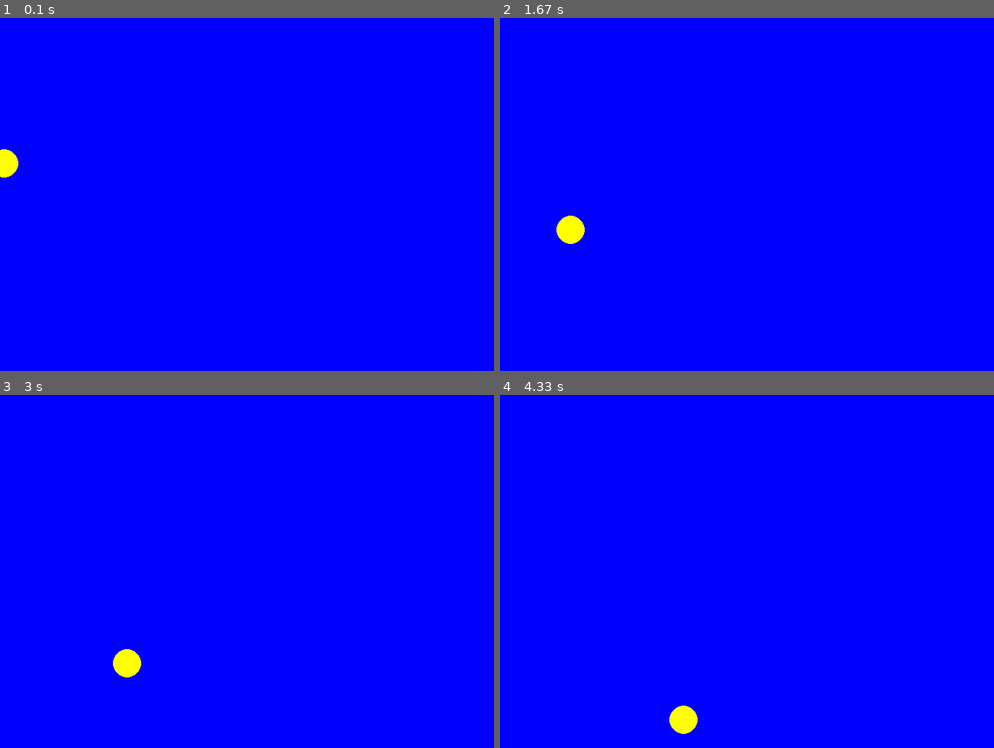
Above: before the commit, frames 1-4 (two rows, left to right).
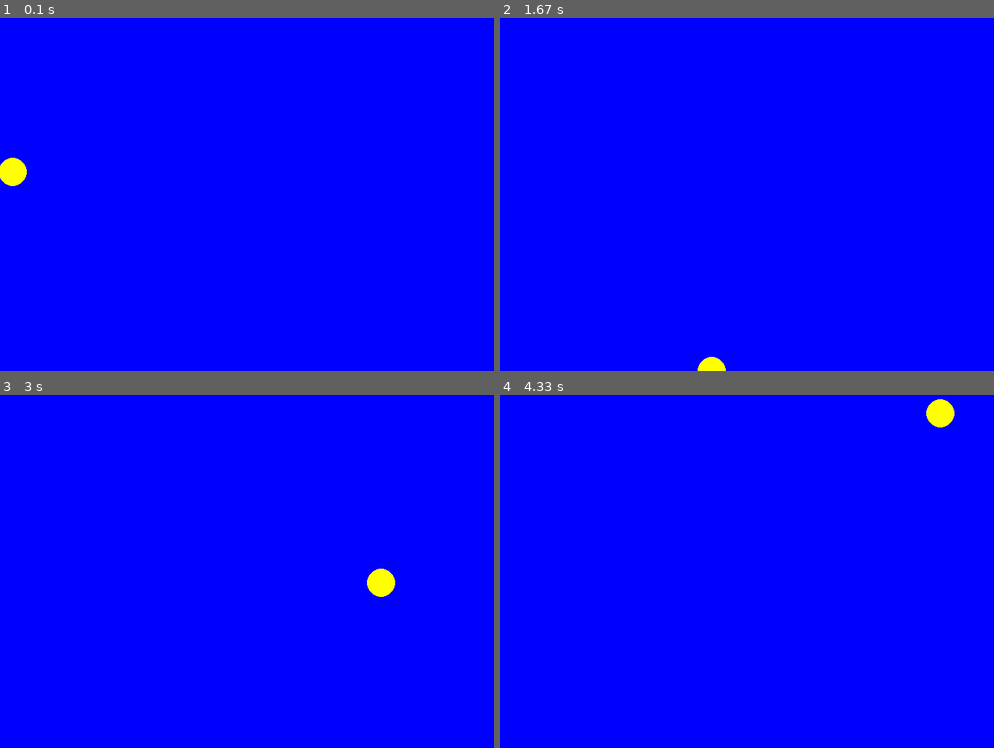
Above: after the commit, the same moments.

Repository: WillO1987/WillO-tasks
Game: pygame game, started from pygame/bounceball.py
The game is run twice, just before and just after one commit, with the same random seed, the same clock (stepped at 60 frames per second) and the same inputs.
Inputs:
- Up to frame 1 (0.1 s): no input
- Up to frame 2 (1.67 s): no input
- Up to frame 3 (3 s): no input
- Up to frame 4 (4.33 s): no input

The runs differ from the first frame. In frame 1, 0.3% of the frame differs, in the area x 0-6%, y 37-48%; in frame 2, 0.5%; in frame 3, 0.7%, in the area x 22-80%, y 49-80%; in frame 4, 0.7%.

Commit message:
Update bounceball.py

Diff:
--- a/pygame/bounceball.py
+++ b/pygame/bounceball.py
@@ -21,7 +21,8 @@
 clock = pygame.time.Clock()
 x_val = 0
 y_val = 200
-x_offset = 1
+x_offset = 3
+y_offset = 3
 pi= 3.141592652
 counter = 0
 
@@ -46,10 +47,20 @@
 
     #draw stuff here:
 
-    y_val = y_val+ x_offset
+    y_val = y_val + y_offset
     x_val = x_val + x_offset
-    if x_val > size[0] & y_val > size[1]:
-        x_offset = -1
+    if y_val < 0:
+        y_offset = y_offset * -1
+    elif y_val > 500:
+        y_offset = y_offset * -1
+    elif x_val < 0:
+        x_offset = x_offset * -1
+    elif x_val > 700:
+        x_offset = x_offset * -1
+
+    # if x_val >= size[0] or y_val >= size[1]:
+    #     x_offset = x_offset * -1
+    #     y_offset = y_offset * -1
 
     pygame.draw.circle(screen, YELLOW, [x_val, y_val] , 20)
     # --- Go ahead and update the screen with what we've drawn.
